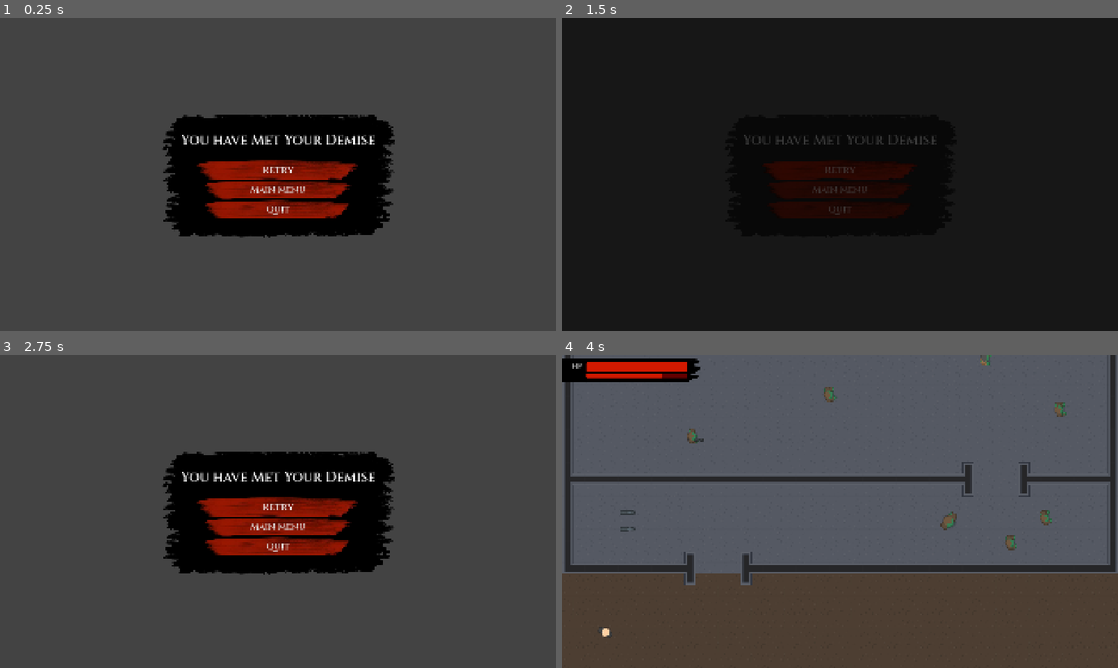
Above: before the commit, frames 1-4 (two rows, left to right).
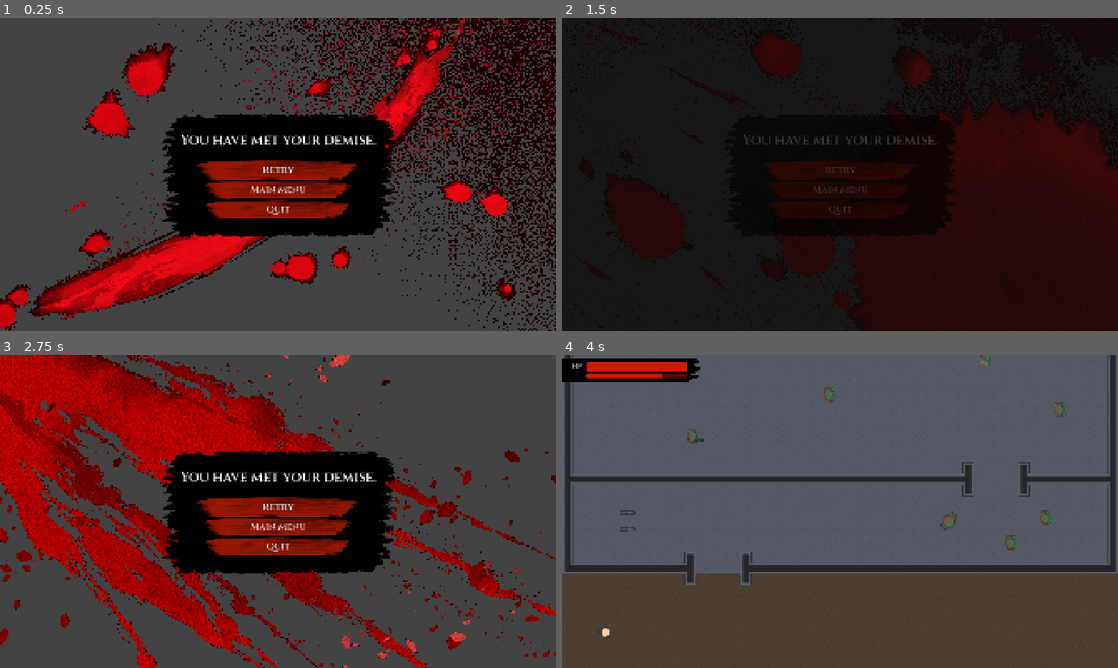
Above: after the commit, the same moments.

Repository: noor-shalaby/velvet-venom
Game: Godot game, scene res://scenes/ui/death_screen.tscn
Two runs of this game, one before a commit and one after it. Both use one fixed random seed, a clock stepped at 60 frames per second and the inputs below. This scene is started directly instead of the project's main scene. Sound files missing from this copy of the repository are replaced by a short silence.
Inputs:
- Up to frame 1 (0.25 s): no input
- Up to frame 2 (1.5 s): click "Retry" at 0.5 s; click "Retry" at 1.25 s
- Up to frame 3 (2.75 s): click "Retry" at 2 s
- Up to frame 4 (4 s): click "Main Menu" at 2.75 s; click "Play" at 3.5 s

The runs differ from the first frame. In frame 1, 27% of the frame differs, in the area x 0-100%, y 0-100%; in frame 2, 6.8%; in frame 3, 29%; in frame 4, nothing differs.

Commit message:
added a blood splatter screen overlay that appears behind the death menu on Player death and swapped the png icon for an svg

Diff:
--- /dev/null
+++ b/icon.svg
@@ -0,0 +1,16 @@
+<svg width="128" height="128" viewBox="0 0 128 128" fill="none" xmlns="http://www.w3.org/2000/svg">
+<g clip-path="url(#clip0_90_288)">
+<path d="M64 128C99.3462 128 128 99.3462 128 64C128 28.6538 99.3462 0 64 0C28.6538 0 0 28.6538 0 64C0 99.3462 28.6538 128 64 128Z" fill="black"/>
+<path d="M64 122C96.0325 122 122 96.0325 122 64C122 31.9675 96.0325 6 64 6C31.9675 6 6 31.9675 6 64C6 96.0325 31.9675 122 64 122Z" fill="url(#paint0_linear_90_288)"/>
+<path d="M108.351 14.5078C109.973 14.5078 111.336 14.5727 112.44 14.7025V15.6762C108.415 15.8709 104.943 16.8446 102.022 18.5972C98.7112 20.6094 96.342 22.4919 94.9139 24.2445C93.5508 25.9321 92.4473 27.3277 91.6034 28.4312C90.8245 29.4698 90.0456 30.7356 89.2666 32.2285C88.0333 34.5004 86.8974 36.7398 85.8588 38.9468L59.7645 96.0037C56.7786 102.43 55.1883 106.682 54.9936 108.759H54.1173L24.6152 45.1783C23.6415 43.3608 22.4082 41.9976 20.9152 41.0889C19.4223 40.1152 17.8969 39.6284 16.339 39.6284H15.5601V38.6547H46.5227V39.6284H45.7437C44.3157 39.6284 43.2447 40.0828 42.5306 40.9915C41.8815 41.8354 41.557 42.6468 41.557 43.4257C41.557 44.2046 41.6868 44.9836 41.9464 45.7625L58.4988 85.9749L78.6537 38.9468C81.7045 31.7417 85.2746 26.3216 89.364 22.6866C95.4007 17.2341 101.73 14.5078 108.351 14.5078Z" fill="white"/>
+</g>
+<defs>
+<linearGradient id="paint0_linear_90_288" x1="64" y1="120" x2="64" y2="8.00001" gradientUnits="userSpaceOnUse">
+<stop stop-color="#8E1502"/>
+<stop offset="1" stop-color="#8E1502" stop-opacity="0"/>
+</linearGradient>
+<clipPath id="clip0_90_288">
+<rect width="128" height="128" fill="white"/>
+</clipPath>
+</defs>
+</svg>
--- a/project.godot
+++ b/project.godot
@@ -15,7 +15,7 @@
 config/features=PackedStringArray("4.4", "Forward Plus")
 boot_splash/bg_color=Color(0, 0, 0, 1)
 boot_splash/image="uid://dic8j2nt64a1u"
-config/icon="uid://c3h1emfn4svjt"
+config/icon="uid://yawo1n436v7a"
 
 [autoload]
 
--- /dev/null
+++ b/resources/shaders/black_bg_remover.gdshader
@@ -0,0 +1,9 @@
+shader_type canvas_item;
+
+
+void fragment() {
+	float darkness = COLOR.r + COLOR.g + COLOR.b;
+	if (darkness < 0.1) {
+		COLOR.a = 0.0;
+	}
+}
--- /dev/null
+++ b/scenes/overlay/blood_splatter_overlay.tscn
@@ -0,0 +1,20 @@
+[gd_scene load_steps=4 format=3 uid="uid://dvfwvbhfkcnat"]
+
+[ext_resource type="Shader" uid="uid://o30rxt55xcv7" path="res://resources/shaders/black_bg_remover.gdshader" id="1_r88bl"]
+[ext_resource type="Texture2D" uid="uid://bvhasb18q6g3h" path="res://assets/overlay/bloodslash_heavy_big.png" id="2_r88bl"]
+
+[sub_resource type="ShaderMaterial" id="ShaderMaterial_r88bl"]
+shader = ExtResource("1_r88bl")
+
+[node name="BloodSplatterOverlay" type="CanvasLayer"]
+
+[node name="TextureRect" type="TextureRect" parent="."]
+material = SubResource("ShaderMaterial_r88bl")
+anchors_preset = 15
+anchor_right = 1.0
+anchor_bottom = 1.0
+grow_horizontal = 2
+grow_vertical = 2
+texture = ExtResource("2_r88bl")
+expand_mode = 1
+stretch_mode = 6
--- a/scenes/ui/death_screen.tscn
+++ b/scenes/ui/death_screen.tscn
@@ -1,13 +1,18 @@
-[gd_scene load_steps=9 format=3 uid="uid://bomjpnrcspvgr"]
+[gd_scene load_steps=12 format=3 uid="uid://bomjpnrcspvgr"]
 
 [ext_resource type="Script" uid="uid://bo2mfvgpef28h" path="res://scripts/ui/death_screen.gd" id="1_5d08o"]
 [ext_resource type="StyleBox" uid="uid://cvqbhkxwhkatf" path="res://resources/ui/stylebox_dim.tres" id="1_0863s"]
 [ext_resource type="StyleBox" uid="uid://dtxxy6owvagxd" path="res://resources/ui/panel_tex.tres" id="1_oad3j"]
 [ext_resource type="PackedScene" uid="uid://bdy5ljxeo4ne1" path="res://scenes/ui/button_restart.tscn" id="1_w6at5"]
 [ext_resource type="PackedScene" uid="uid://bw5pevb5eulst" path="res://scenes/ui/button_play.tscn" id="2_ascqi"]
+[ext_resource type="Shader" uid="uid://o30rxt55xcv7" path="res://resources/shaders/black_bg_remover.gdshader" id="2_cd3fy"]
 [ext_resource type="FontFile" uid="uid://bd575pu2co42h" path="res://assets/fonts/Cinzel-SemiBold.ttf" id="3_0863s"]
+[ext_resource type="Texture2D" uid="uid://bvhasb18q6g3h" path="res://assets/overlay/bloodslash_heavy_big.png" id="3_cd3fy"]
 [ext_resource type="PackedScene" uid="uid://dpuiuhj744ino" path="res://scenes/ui/button_quit.tscn" id="3_oad3j"]
 [ext_resource type="PackedScene" uid="uid://ue70psdbmej7" path="res://scenes/sfx/back_sound.tscn" id="7_5d08o"]
+
+[sub_resource type="ShaderMaterial" id="ShaderMaterial_qj43u"]
+shader = ExtResource("2_cd3fy")
 
 [node name="DeathScreen" type="CanvasLayer"]
 process_mode = 3
@@ -21,6 +26,13 @@
 grow_horizontal = 2
 grow_vertical = 2
 theme_override_styles/panel = ExtResource("1_0863s")
+
+[node name="BloodOverlay" type="TextureRect" parent="Dim"]
+material = SubResource("ShaderMaterial_qj43u")
+layout_mode = 2
+texture = ExtResource("3_cd3fy")
+expand_mode = 1
+stretch_mode = 6
 
 [node name="Panel" type="PanelContainer" parent="Dim"]
 custom_minimum_size = Vector2(512, 256)
@@ -44,7 +56,7 @@
 layout_mode = 2
 theme_override_fonts/font = ExtResource("3_0863s")
 theme_override_font_sizes/font_size = 48
-text = "You have Met Your Demise"
+text = "You have met your demise."
 horizontal_alignment = 1
 
 [node name="RetryButton" parent="Dim/Panel/Margin/Menu" instance=ExtResource("1_w6at5")]
--- a/scripts/autoload/constants.gd
+++ b/scripts/autoload/constants.gd
@@ -29,6 +29,12 @@
 	"blood_pool_scene": "uid://1twhq540r50",
 		# ui
 	"death_screen_scene": "uid://bomjpnrcspvgr",
+		# ui
+	"bloodslash1": "uid://lubkpi5hn26h",
+	"bloodsplash2": "uid://bvsm1u4002f13",
+	"bloodsplash_heavy": "uid://bvhasb18q6g3h",
+	"bloodsplat": "uid://c4ueci36j340x",
+	"bloodspray": "uid://1c4ggx8hfhuv",
 		# sfx
 	"gunshot_gun_sound_scene": "uid://cu8jx5g44exkl",
 	"gunshot_machinegun_sound_scene": "uid://cem6wtki1g5bc",
--- a/scripts/ui/death_screen.gd
+++ b/scripts/ui/death_screen.gd
@@ -5,7 +5,16 @@
 
 @onready var viewport: Viewport = get_viewport()
 @onready var dim: PanelContainer = $Dim
+@onready var blood_overlay: TextureRect = $Dim/BloodOverlay
 @onready var retry_button: Buttona = %RetryButton
+
+const BLOOD_OVERLAY_TEXTURES: Array[CompressedTexture2D] = [
+	preload(Constants.FILE_UIDS.bloodslash1),
+	preload(Constants.FILE_UIDS.bloodsplash2),
+	preload(Constants.FILE_UIDS.bloodsplash_heavy),
+	preload(Constants.FILE_UIDS.bloodsplat),
+	preload(Constants.FILE_UIDS.bloodspray),
+]
 
 
 func _ready() -> void:
@@ -14,6 +23,10 @@
 
 	if Settings.audio:
 		AudioManager.play_death()
+
+	blood_overlay.texture = BLOOD_OVERLAY_TEXTURES.pick_random()
+	blood_overlay.flip_h = bool(randi_range(0, 1))
+	blood_overlay.flip_v = bool(randi_range(0, 1))
 
 	dim.modulate.a = 0.0
 	var tween: Tween = create_tween()
Not shown, changed: TODOs.txt
Binary file removed: assets/meta/icon.png
Binary file added: assets/overlay/bloodslash1_big.png
Not shown, added: assets/overlay/bloodslash1_big.png.import
Binary file added: assets/overlay/bloodslash2_big.png
Not shown, changed: assets/overlay/bloodslash2_big.png.import
Binary file added: assets/overlay/bloodslash_heavy_big.png
Not shown, added: assets/overlay/bloodslash_heavy_big.png.import
Binary file added: assets/overlay/bloodsplat_big.png
Not shown, added: assets/overlay/bloodsplat_big.png.import
Binary file added: assets/overlay/bloodspray_big.png
Not shown, changed: assets/overlay/bloodspray_big.png.import
(and 5 more such lines)
